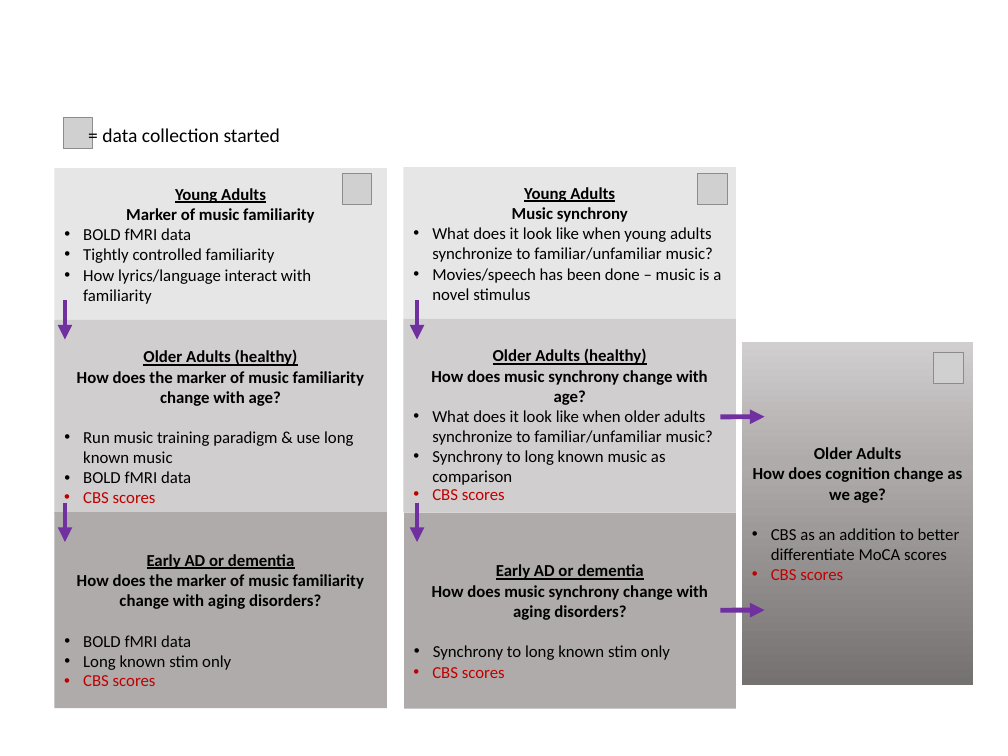
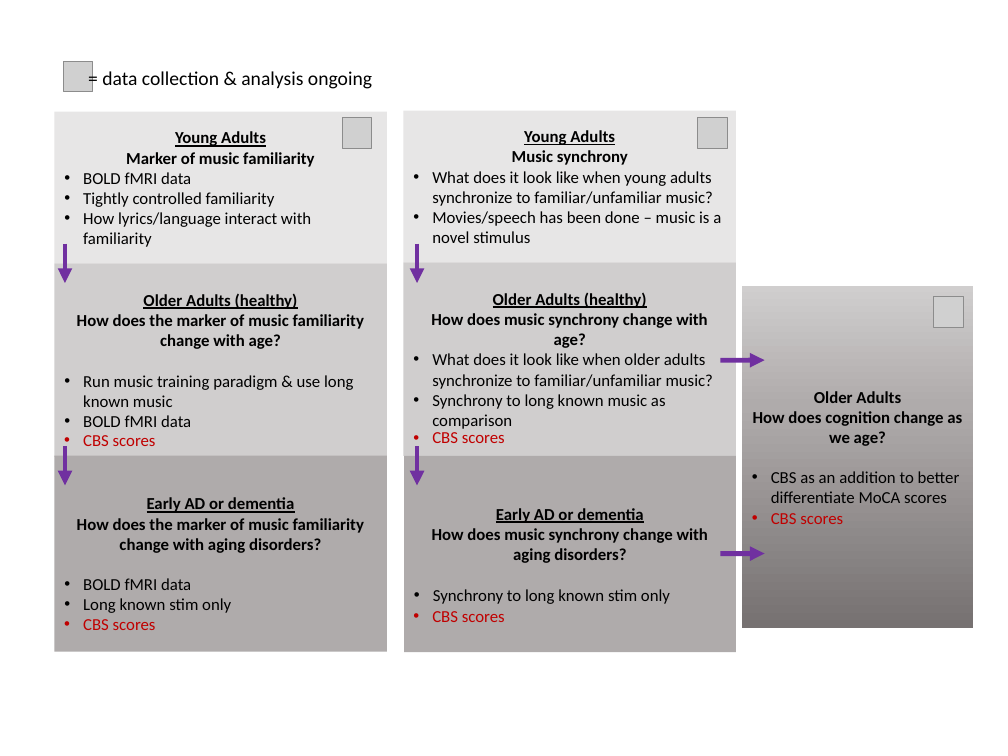
Before and after one commit to asternin/PhDProject, a slide deck: slide 4 of Meetings/2018.05.03-CommitteeMeeting.pptx. Drawn at 1008x756 pixels with LibreOffice and Linux fonts; fonts in the diff are those of the drawing; grey boxes stand for pictures. Boxes give left, top, right and bottom in pixels: in the first picture for what was removed or moved away, otherwise in the second. Text is boxed around its words. In the diff, an @@ line names an element or a change of style, - is before the commit and + after.

```diff
--- a/Meetings/2018.05.03-CommitteeMeeting.pptx
+++ b/Meetings/2018.05.03-CommitteeMeeting.pptx
@@ text at bbox=[102, 71, 372, 89]: text changed @@
-= data collection started
+= data collection & analysis ongoing
@@ 7 rectangles, 6 arrows, 4 pictures, 4 texts: place and size @@
-7 rectangles, 6 arrows, 4 pictures, 4 texts at bbox=[54, 118, 973, 709]
+7 rectangles, 6 arrows, 4 pictures, 4 texts at bbox=[54, 61, 973, 652]
```
Also in this commit, not shown: 1 other slide changed, 1 slide added, 1 other file.
